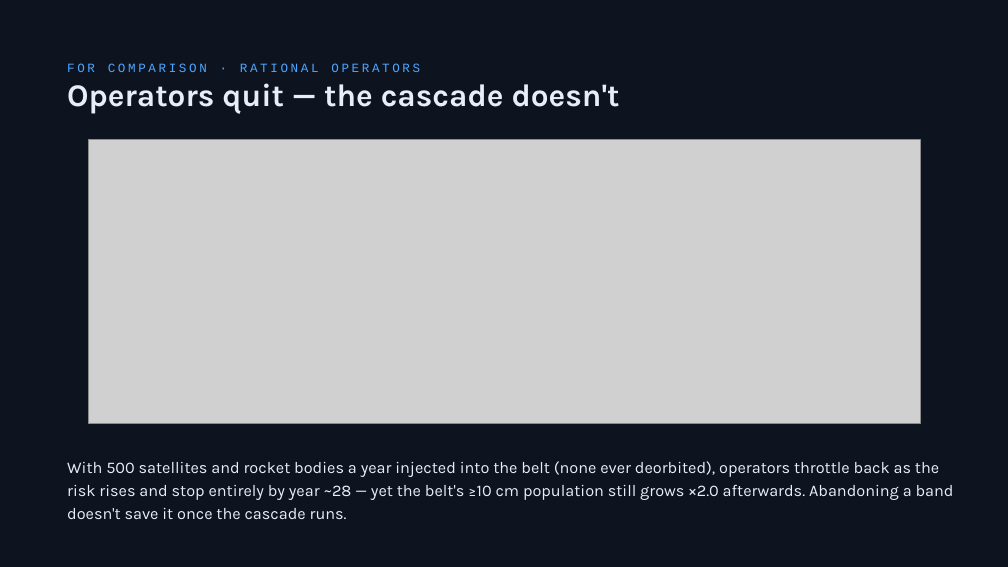
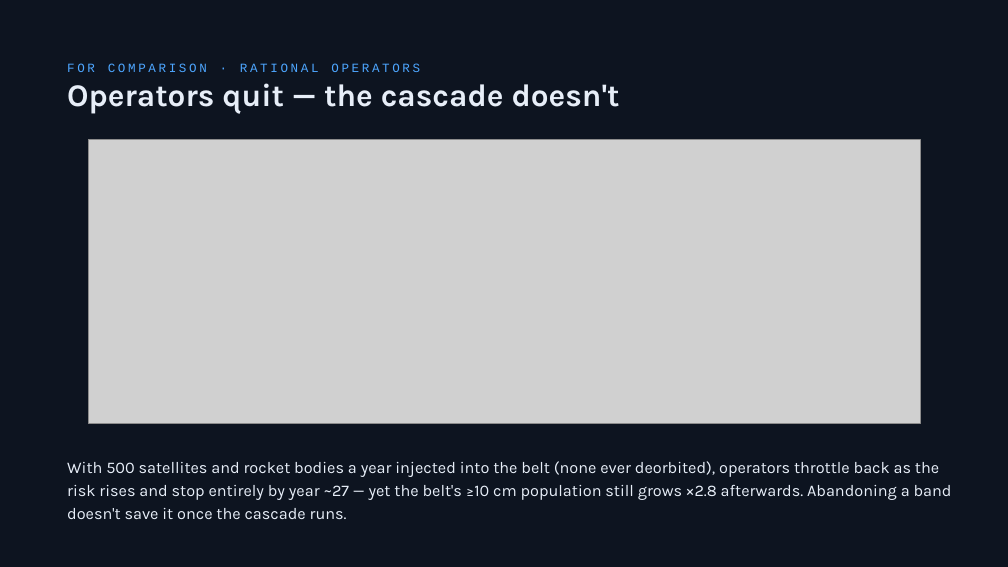
Before and after one commit to TimKadyrov/DebrisCascade, a slide deck: slide 16 of Barrel of Nails — Kessler Study.pptx. Drawn at 1008x567 pixels with LibreOffice and Linux fonts; fonts in the diff are those of the drawing; grey boxes stand for pictures. Boxes give left, top, right and bottom in pixels: in the first picture for what was removed or moved away, otherwise in the second. Text is boxed around its words. In the diff, an @@ line names an element or a change of style, - is before the commit and + after.

Commit message:
Deck on the cube engine; 2006 NASA benchmark panel
- Scenario numbers from 16-seed cube ensembles: nothing added x1.19,
  50/yr x2.6, 200/yr x18, 500/yr x59 (working satellites x4.6), operators
  quit ~yr 27 then x2.8, removal ~10/yr (~2 without explosions, ~60 with
  50/yr). Barrel-sized effects stay on the box model: ceiling +25%,
  90-230 barrels double the 1-10 cm field, ASAT ~22 barrels.
- Charts: seed-range bands/whiskers with the box model dashed; engine
  roles on the tool and engines slides.
- Limits slide: benchmark panel (LEGEND vs box vs cube, no old box) with
  the 2006 rerun at 16 seeds: cube 11.5 (5-17) vs LEGEND 10.8.
- SUMMARY and README rewritten for the cube headline and the benchmark.

```diff
--- a/Barrel of Nails — Kessler Study.pptx
+++ b/Barrel of Nails — Kessler Study.pptx
@@ text at [67,461,952,519]: text changed @@
-With 500 satellites and rocket bodies a year injected into the belt (none ever deorbited), operators throttle back as the risk rises and stop entirely by year ~28 — yet the belt's ≥10 cm population still grows ×2.0 afterwards. Abandoning a band doesn't save it once the cascade runs.
+With 500 satellites and rocket bodies a year injected into the belt (none ever deorbited), operators throttle back as the risk rises and stop entirely by year ~27 — yet the belt's ≥10 cm population still grows ×2.8 afterwards. Abandoning a band doesn't save it once the cascade runs.
```
Also in this commit, not shown: 14 other slides changed, 15 other files.
